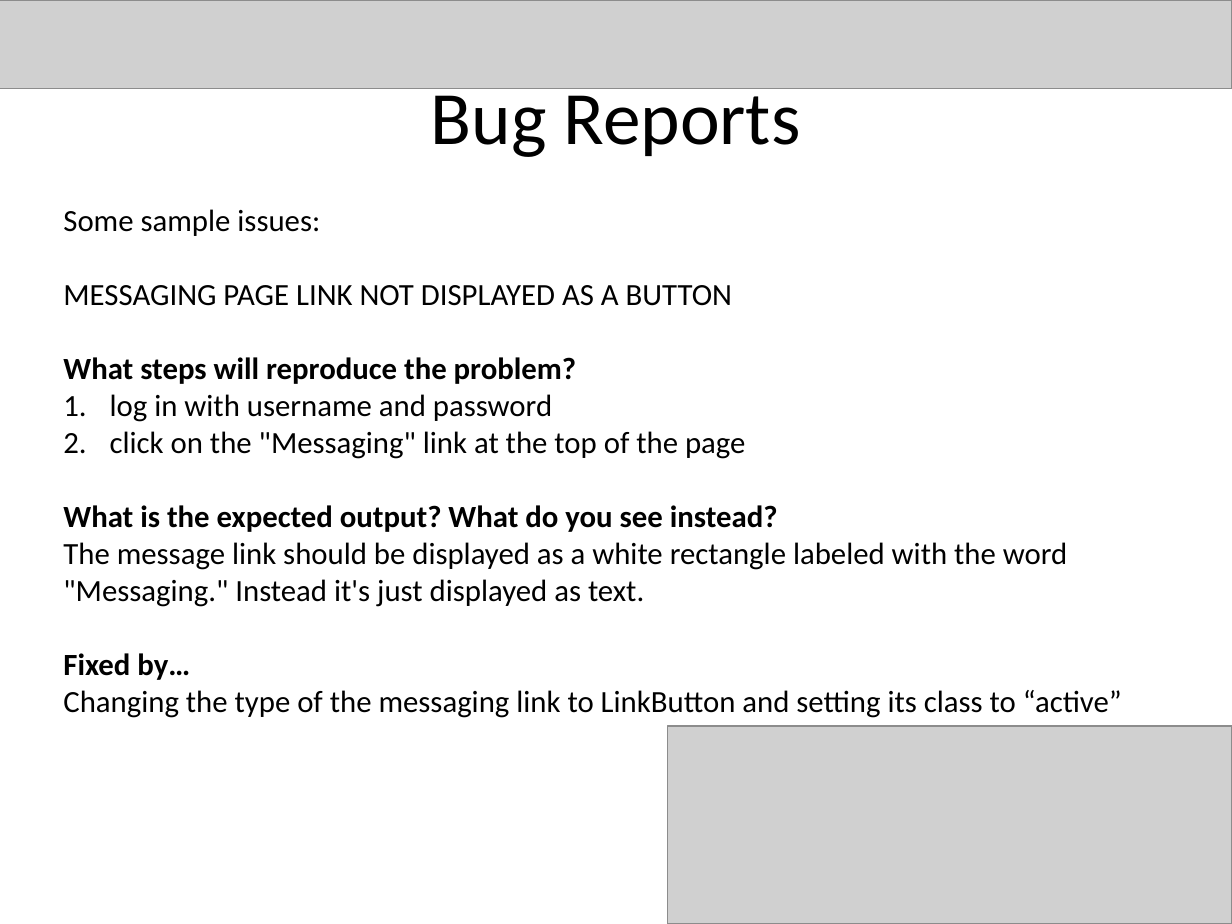
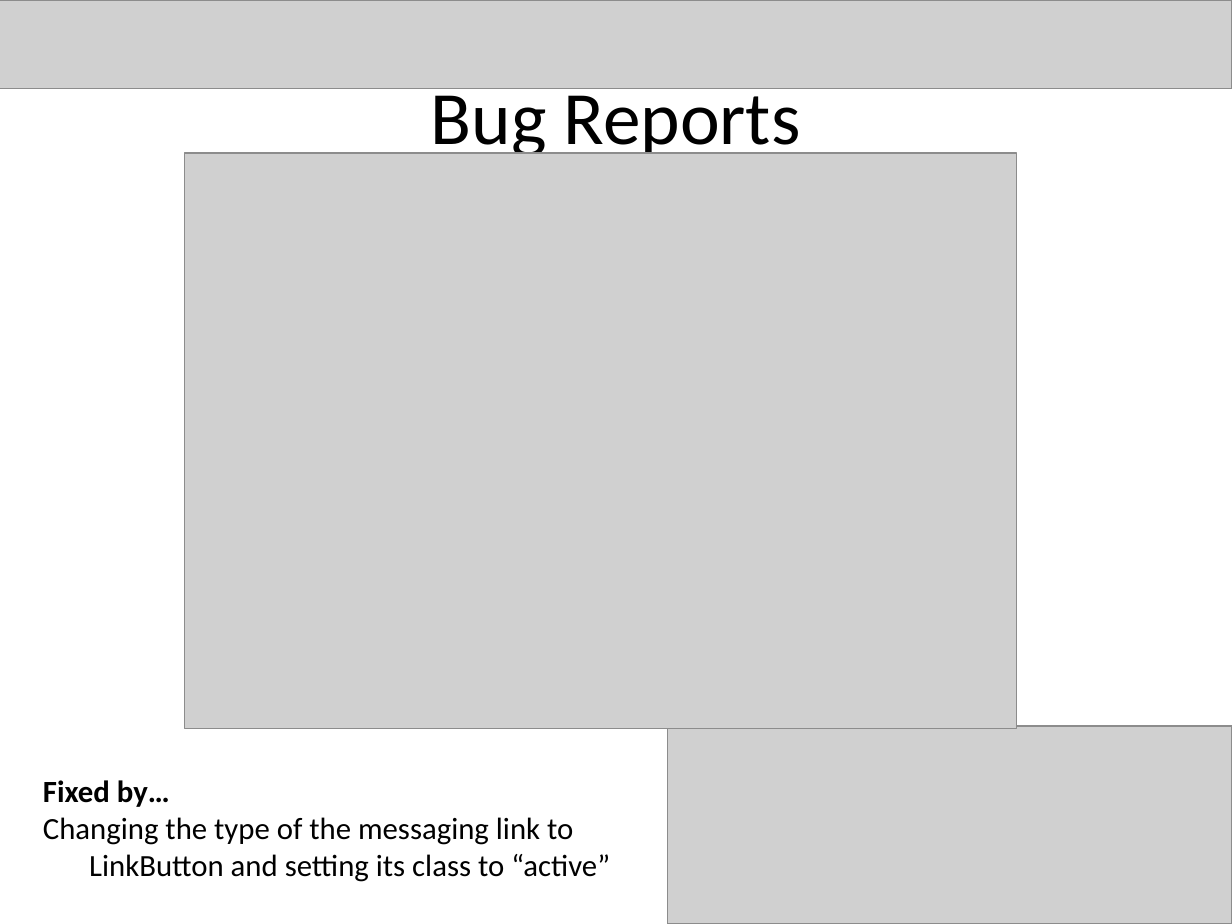
Before and after one commit to bjarratt/csce431-team1, a slide deck: slide 13 of Presentation/Presentation.pptx. Drawn at 1232x924 pixels with LibreOffice and Linux fonts; fonts in the diff are those of the drawing; grey boxes stand for pictures. Boxes give left, top, right and bottom in pixels: in the first picture for what was removed or moved away, otherwise in the second. Text is boxed around its words. In the diff, an @@ line names an element or a change of style, - is before the commit and + after.

```diff
--- a/Presentation/Presentation.pptx
+++ b/Presentation/Presentation.pptx
@@ picture added at box(185, 153, 1016, 728) @@
@@ text at box(63, 209, 1067, 607): paragraphs removed @@
-Some sample issues:
-MESSAGING PAGE LINK NOT DISPLAYED AS A BUTTON
-What steps will reproduce the problem?
-1. log in with username and password
-2. click on the "Messaging" link at the top of the page
-What is the expected output? What do you see instead?
-The message link should be displayed as a white rectangle labeled with the word
-"Messaging." Instead it's just displayed as text.
@@ text "Fixed by…": place and size @@
-text "Fixed by…" at box(63, 209, 1122, 718)
+text "Fixed by…" at box(43, 780, 610, 882)
```
Also in this commit, not shown: 3 other slides changed, 1 slide added, 5 slides removed.
